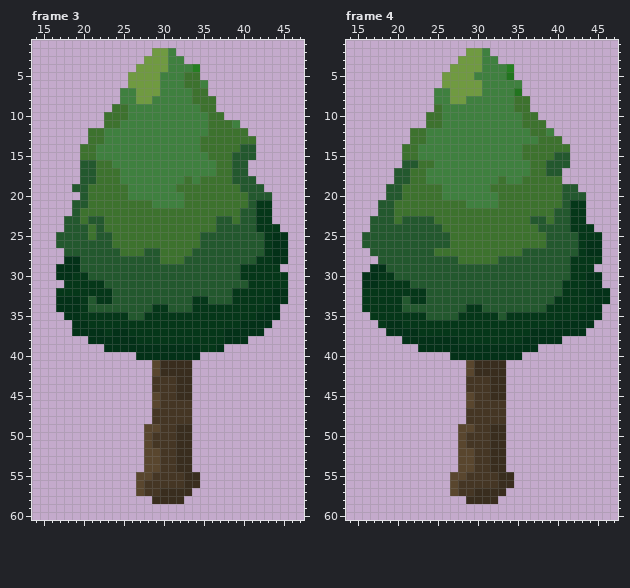
Edited in one commit: pixel-art file (res/images/world/decor/trees/tree02.aseprite). The picture above was drawn from the file before the commit.
64x64 pixels, 4 frames. Shown: frame 3: x 14..47, y 1..60; frame 4: x 14..47, y 1..60. The commit also changed other frames, which this record leaves out.
Once edited:
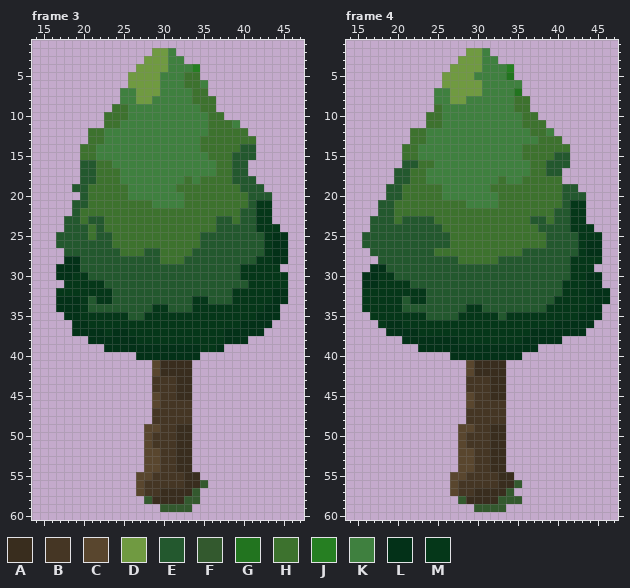
Palette (. is transparent): A #392d1e  B #453624  C #59462e  D #709a41  E #23582e  F #33592e  G #22741f  H #3d722e  J #267f22  K #3f803f  L #033118  M #053719
Difference:
Frame 3:
Colour F is added in row 56 at x 35; in row 57 at x 34; in row 58 at x 28 and 33 to 34; in row 59 at x 30 to 33.
Frame 4:
Colour F is added in row 56 at x 35; in row 57 at x 34; in row 58 at x 28 and 33 to 35; in row 59 at x 30 to 33.
